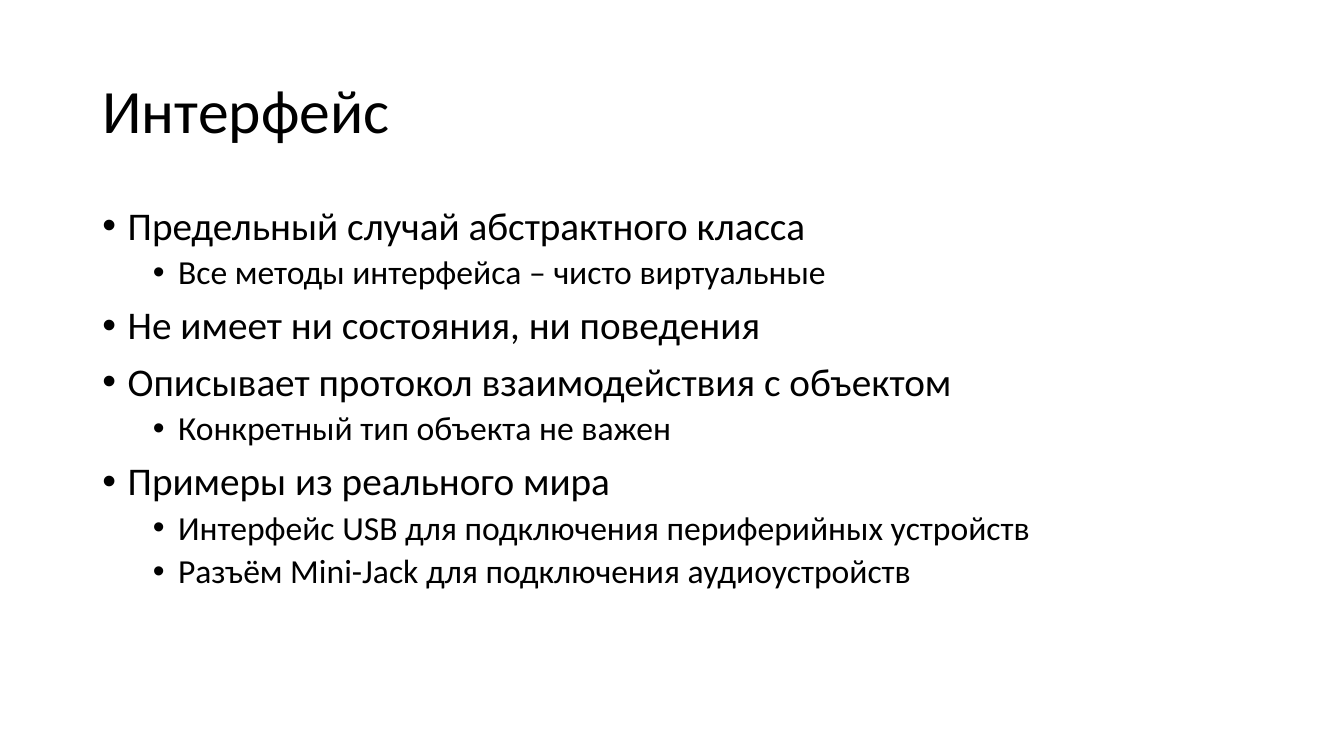
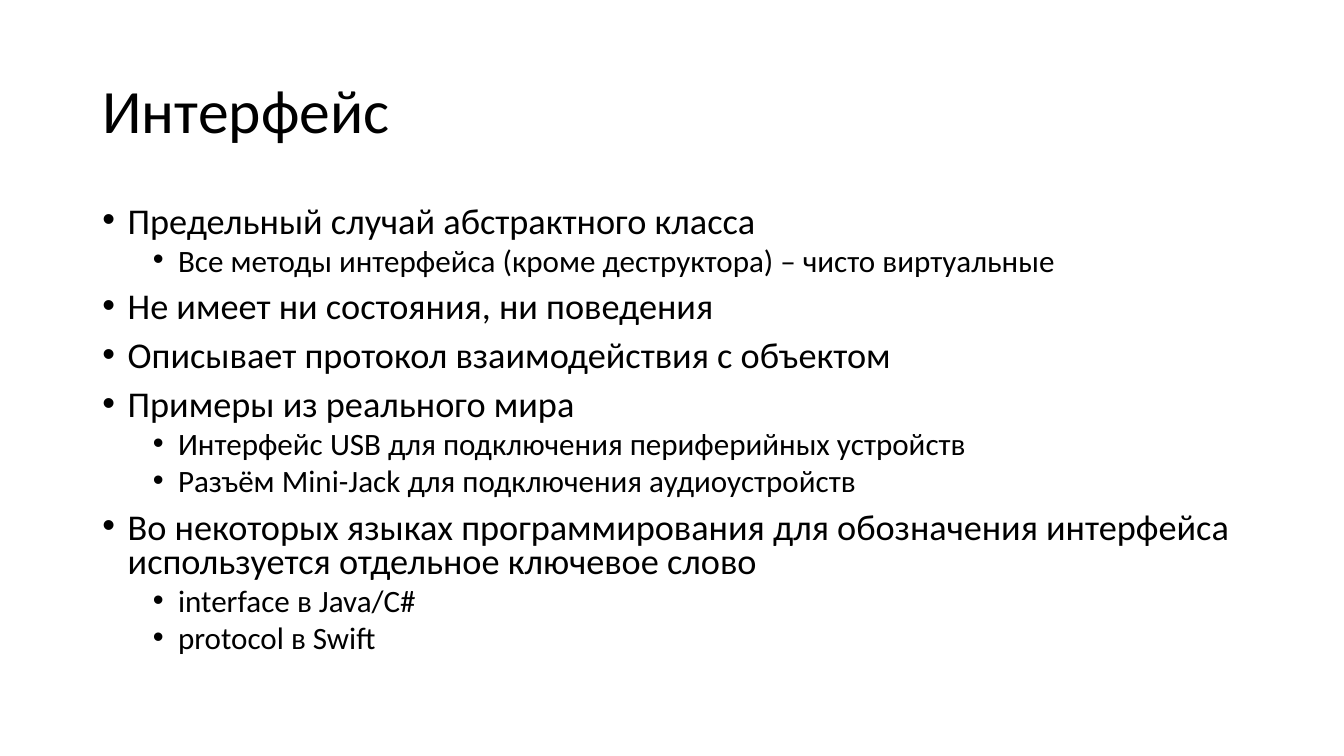
Before and after one commit to alexey-malov/oop, a slide deck: slide 88 of lectures/03/Наследование и полиморфизм.pptx (slide 89 before the commit). Drawn at 1344x756 pixels with LibreOffice and Linux fonts; fonts in the diff are those of the drawing. Boxes give left, top, right and bottom in pixels: in the first picture for what was removed or moved away, otherwise in the second. Text is boxed around its words. In the diff, an @@ line names an element or a change of style, - is before the commit and + after.

```diff
--- a/lectures/03/Наследование и полиморфизм.pptx
+++ b/lectures/03/Наследование и полиморфизм.pptx
@@ text at bbox=[128, 209, 966, 497]: size 28 to 25.9 pt in "Предельный случай абстрактного класса", "Не имеет ни состояния, ни поведения", "Описывает протокол взаимодействия с объектом", "Примеры из реального мира"; size 24 to 22.2 pt in "Интерфейс USB для подключения периферийных устройств", "Разъём Mini-Jack для подключения аудиоустройств"; line spacing 0.9 to 0.8 @@
@@ text at bbox=[178, 249, 1054, 277]: text changed; size 24 to 22.2 pt @@
-  • Все методы интерфейса – чисто виртуальные
+  • Все методы интерфейса (кроме деструктора) – чисто виртуальные
@@ text at bbox=[178, 417, 671, 446]: paragraph removed @@
-  • Конкретный тип объекта не важен
@@ text at bbox=[128, 515, 1229, 654]: paragraphs added @@
+• Во некоторых языках программирования для обозначения интерфейса используется отдельное ключевое слово
+  • interface в Java/C#
+  • protocol в Swift
```
Also in this commit, not shown: 8 other slides changed, 9 slides added, 8 slides removed, 11 other files.
